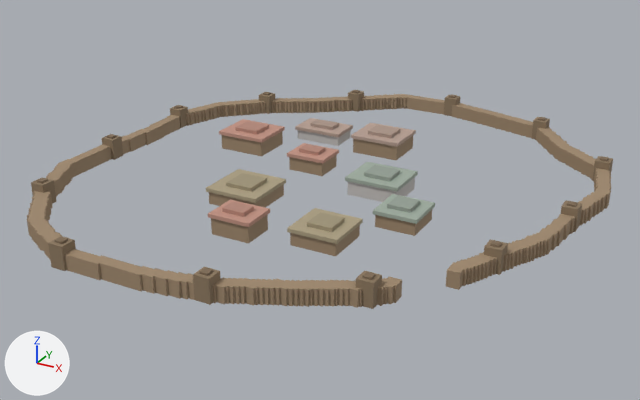
The glTF model assets/edificios/ciudad_asentamiento_cultistas_poi_237_1108_01.glb as it was, and as the next commit left it.
The view is the same before and after, from a 50 mm camera at (55.3, -110.3, 46.5) aimed at (2.1, -13.6, -1.9). The axes (+X, +Y, +Z) are drawn at lower left. The lights are the same throughout. The first picture is the older version. Vertices at exactly the same position are counted once.

Before the edit, the objects in view are built like this:
```python
me_ciudad_asentamiento_cultistas_poi_237_1108 = bpy.data.meshes.new('ciudad_asentamiento_cultistas_poi_237_1108')
me_ciudad_asentamiento_cultistas_poi_237_1108.from_pydata(...)  # 3093 vertices, 4342 faces; spans x -31.2..37.5, y -48.0..25.5, z 0.0..3.2
me_ciudad_asentamiento_cultistas_poi_237_1108.materials.append(mat_vertexcolor)
# before: 310 (13.5, -8.0, 2.0) at pixel (415, 175), 311 (13.5, -14.0, 2.0) at pixel (396, 190), 329 (12.0, -9.5, 2.5) at pixel (400, 173), 330 (12.0, -9.5, 3.0) at pixel (400, 169), 331 (12.0, -12.8, 3.0) at pixel (390, 177)
# before: 332 (12.0, -12.8, 2.5) at pixel (389, 181), 1211 (13.8, -7.8, 2.0) at pixel (417, 174), 1212 (13.8, -7.8, 2.5) at pixel (417, 171), 1213 (13.8, -14.2, 2.5) at pixel (397, 187), 1214 (13.8, -14.2, 2.0) at pixel (397, 191)
# before: 1582 (8.2, -12.8, 2.5) at pixel (363, 176), 1583 (8.2, -12.8, 3.0) at pixel (363, 172), 1584 (8.2, -9.5, 3.0) at pixel (374, 164), 1585 (8.2, -9.5, 2.5), 1607 (6.5, -14.0, 2.0) at pixel (347, 180)
# before: 1608 (6.5, -8.0, 2.0), 2465 (6.2, -14.2, 2.0) at pixel (345, 180), 2466 (6.2, -14.2, 2.5) at pixel (345, 177), 2467 (6.2, -7.8, 2.5) at pixel (366, 161), 2468 (6.2, -7.8, 2.0)
# before: 2775 (6.2, -9.5, 2.5) at pixel (361, 165), 2776 (13.8, -9.5, 2.5) at pixel (412, 175), 2777 (8.2, -14.2, 2.5) at pixel (358, 180), 2778 (12.0, -14.2, 2.5) at pixel (385, 185), 3041 (6.2, -8.0, 2.0)
# before: 3042 (13.8, -8.0, 2.0) at pixel (416, 175), 3043 (6.5, -14.2, 2.0) at pixel (346, 181), 3044 (13.5, -14.2, 2.0) at pixel (395, 191)
ob_ciudad_asentamiento_cultistas_poi_237_1108 = bpy.data.objects.new('ciudad_asentamiento_cultistas_poi_237_1108', me_ciudad_asentamiento_cultistas_poi_237_1108)
ob_ciudad_asentamiento_cultistas_poi_237_1108.location = (0.0, 0.0, 0.0)
```
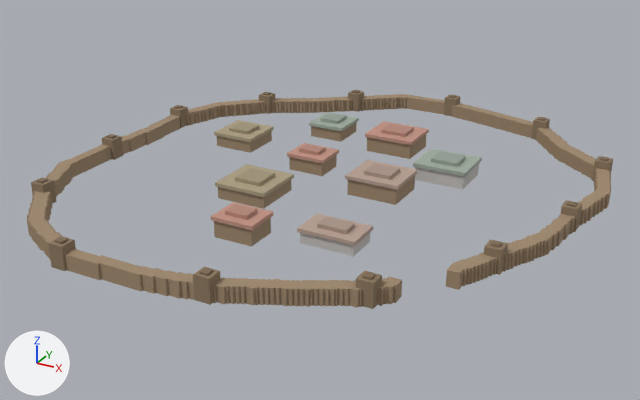
Patch to the scene script:
```diff
--- a/assets/edificios/ciudad_asentamiento_cultistas_poi_237_1108_01.glb.py
+++ b/assets/edificios/ciudad_asentamiento_cultistas_poi_237_1108_01.glb.py
@@ me_ciudad_asentamiento_cultistas_poi_237_1108 @@
 me_ciudad_asentamiento_cultistas_poi_237_1108.from_pydata(...)  # 3093 vertices, 4342 faces; spans x -31.2..37.5, y -48.0..25.5, z 0.0..3.2
 # used by ob_ciudad_asentamiento_cultistas_poi_237_1108; location = (0.0, 0.0, 0.0)
 # verts and faces of me_ciudad_asentamiento_cultistas_poi_237_1108; kept vertices keep their numbers, new ones are numbered from 3093
+# me_ciudad_asentamiento_cultistas_poi_237_1108 part 1: the loose piece of 32 vertices spanning x -0.2..7.2, y 0.2..6.8, z 0.0..3.2 is scaled about its middle by (1, 1, 0.916), then moved by (12.2, -5.5, -0.2)
+# me_ciudad_asentamiento_cultistas_poi_237_1108 part 2: the loose piece of 32 vertices spanning x -10.5..-3.0, y 1.5..6.2, z 0.0..2.5 is moved by (18.5, -31.2, 0.0)
+# me_ciudad_asentamiento_cultistas_poi_237_1108 part 3: the loose piece of 32 vertices spanning x -18.2..-10.8, y -7.8..-1.2, z 0.0..3.2 is moved by (19.5, 9.5, 0.0)
+# me_ciudad_asentamiento_cultistas_poi_237_1108 part 4: the loose piece of 32 vertices spanning x -2.5..3.2, y -32.8..-28.0, z 0.0..3.2 is moved by (0.8, -0.5, 0.0)
+# me_ciudad_asentamiento_cultistas_poi_237_1108 part 5: the loose piece of 32 vertices spanning x 7.2..13.8, y -30.8..-24.2, z 0.0..2.8 is moved by (-26.8, 23.5, 0.0)
+# me_ciudad_asentamiento_cultistas_poi_237_1108 part 6: the loose piece of 32 vertices spanning x 13.8..19.5, y -21.5..-15.8, z 0.0..2.8 is moved by (-23.0, 25.0, 0.0)
+# me_ciudad_asentamiento_cultistas_poi_237_1108 part 7
+for i in [310, 311, 330, 331, 1211, 1214, 1583, 1584, 1607, 1608, 2465, 2468, *range(3041, 3045)]: verts[i] += (0.0, 0.0, 0.2)
+for i in [329, 332, 1212, 1213, 1582, 1585, 2466, 2467, *range(2775, 2779)]: verts[i] += (0.0, 0.0, 0.3)
+# me_ciudad_asentamiento_cultistas_poi_237_1108 part 8
+# 23 vertices are removed from x -8.0..-0.5, y -25.5..-18.0, z 0.0..2.2
+# 43 faces are deleted
+# 7 vertices move from x -8.0..-2.2, y -25.5..-20.0, z 2.2..2.8 to x -6.0..-2.2, y -23.5..-18.0, z 2.2..2.8
+# 13 vertices are added at x -8.0..-2.2, y -23.5..-16.0, z 0.0..2.2
+# 5 new vertices lie (7.5, 0.0, 0.0) away from vertices in x -8.0, y -23.5..-16.0, z 1.8..2.2
+# 5 new vertices lie (7.0, 0.0, 0.0) away from vertices in x -7.8, y -23.5..-16.2, z 0.0..1.8
+# 43 new faces join them
+# me_ciudad_asentamiento_cultistas_poi_237_1108 part 9: 44 kept faces spanning x 6.2..13.8, y -14.2..-7.8, z 0.0..3.2 get new vertex colours; the middle colour goes from grey #a0ada0 to beige #b8a093
 me_ciudad_asentamiento_cultistas_poi_237_1108.materials.append(mat_vertexcolor)
```

Location of each change, (x1, y1, x2, y2) in pixels of the pictures (640 x 400 px; the box of a moved part takes in the faces that stretch with it):
part 1 of me_ciudad_asentamiento_cultistas_poi_237_1108, moved or reshaped: before (351, 123, 416, 160); after (413, 149, 482, 189)
part 2 of me_ciudad_asentamiento_cultistas_poi_237_1108, moved or reshaped: before (295, 118, 353, 146); after (297, 213, 373, 256)
part 3 of me_ciudad_asentamiento_cultistas_poi_237_1108, moved or reshaped: before (219, 119, 285, 156); after (365, 121, 429, 159)
part 4 of me_ciudad_asentamiento_cultistas_poi_237_1108, moved or reshaped: before (208, 200, 270, 243); after (211, 202, 273, 247)
part 5 of me_ciudad_asentamiento_cultistas_poi_237_1108, moved or reshaped: before (287, 208, 363, 256); after (214, 120, 274, 153)
part 6 of me_ciudad_asentamiento_cultistas_poi_237_1108, moved or reshaped: before (373, 194, 435, 236); after (309, 112, 359, 142)
part 7 of me_ciudad_asentamiento_cultistas_poi_237_1108, moved or reshaped: before (345, 162, 418, 202); after (345, 160, 418, 205)
part 8 of me_ciudad_asentamiento_cultistas_poi_237_1108, moved or reshaped: before (206, 169, 286, 208); after (215, 164, 294, 209)
part 9 of me_ciudad_asentamiento_cultistas_poi_237_1108, recoloured (grey to beige): (345, 162, 418, 202) in both
